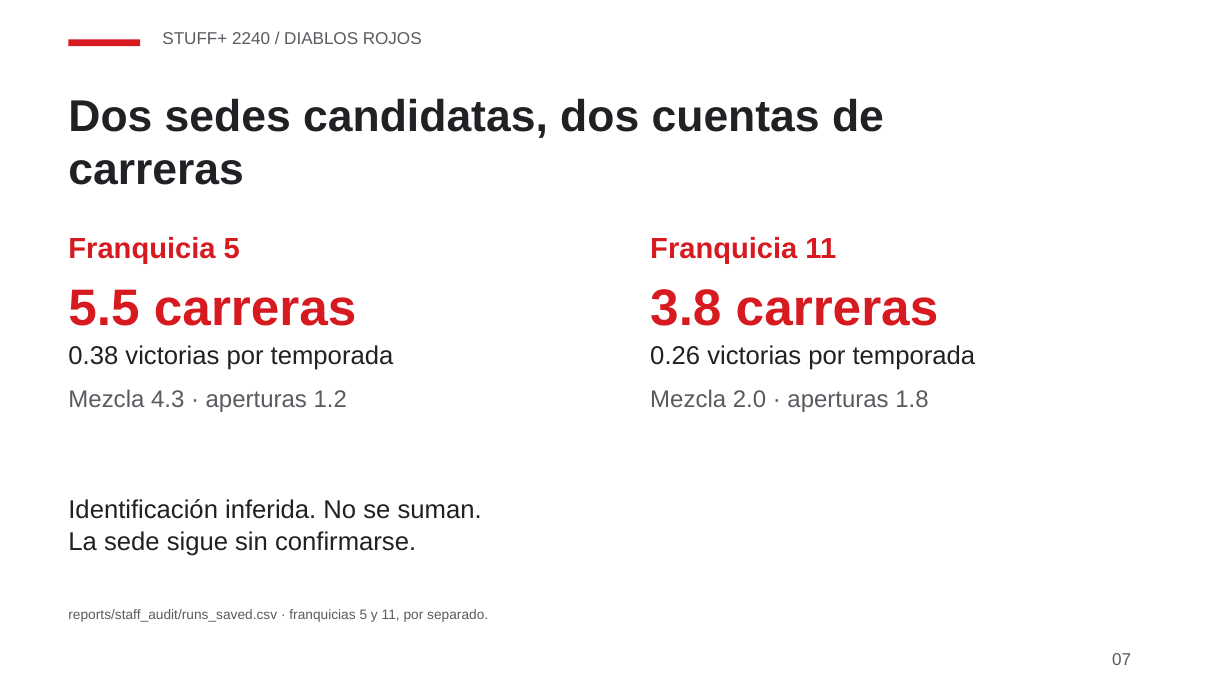
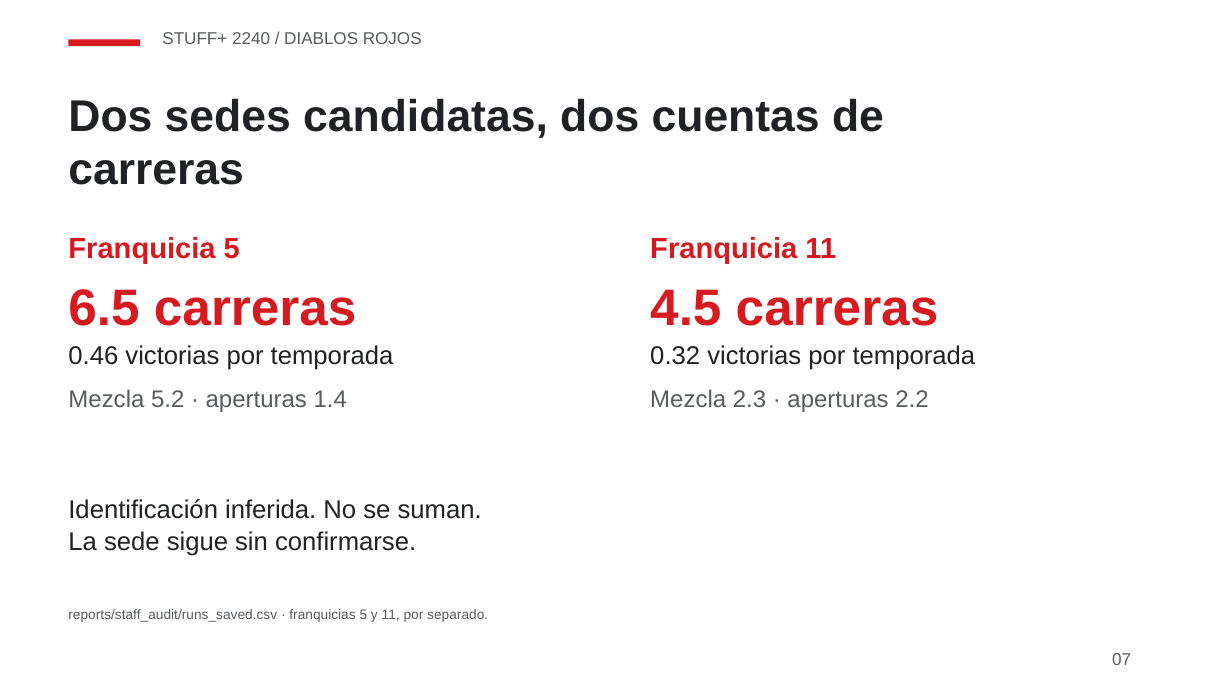
Before and after one commit to JoahanMorales/fuzzy-octo-pancake-DIABLOS-ROJOS-MLB, a slide deck: slide 7 of demo/deck/deck.pptx. Drawn at 1232x693 pixels with LibreOffice and Linux fonts; fonts in the diff are those of the drawing. Boxes give left, top, right and bottom in pixels: in the first picture for what was removed or moved away, otherwise in the second. Text is boxed around its words. In the diff, an @@ line names an element or a change of style, - is before the commit and + after.

```diff
--- a/demo/deck/deck.pptx
+++ b/demo/deck/deck.pptx
@@ text at [68,289,357,326]: text changed @@
-5.5 carreras
+6.5 carreras
@@ text at [650,289,939,326]: text changed @@
-3.8 carreras
+4.5 carreras
@@ text at [68,345,394,370]: text changed @@
-0.38 victorias por temporada
+0.46 victorias por temporada
@@ text at [650,345,976,370]: text changed @@
-0.26 victorias por temporada
+0.32 victorias por temporada
@@ text at [68,389,347,412]: text changed @@
-Mezcla 4.3 · aperturas 1.2
+Mezcla 5.2 · aperturas 1.4
@@ text at [650,389,928,412]: text changed @@
-Mezcla 2.0 · aperturas 1.8
+Mezcla 2.3 · aperturas 2.2
```
Also in this commit, not shown: 1 other slide changed, 14 other files.
